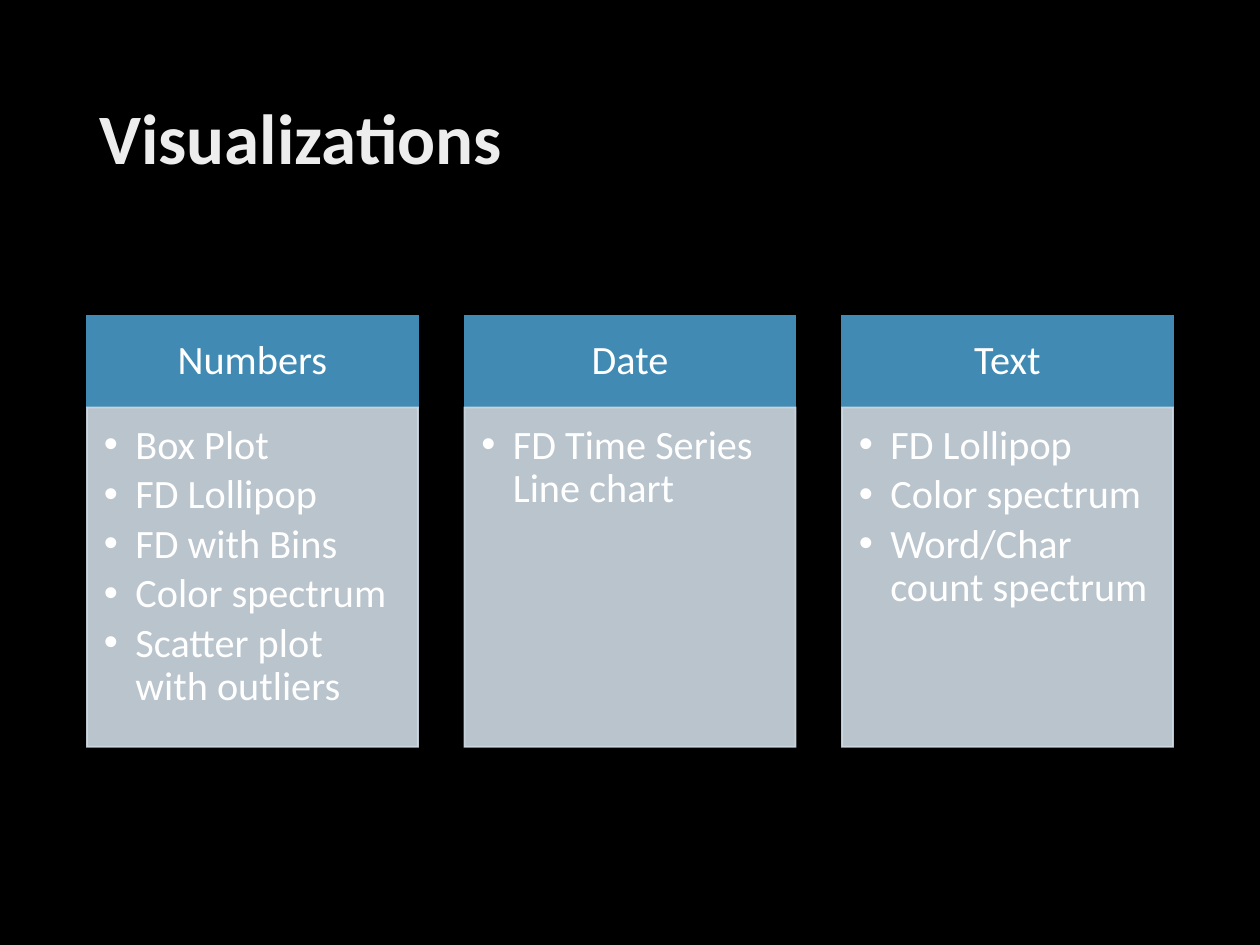
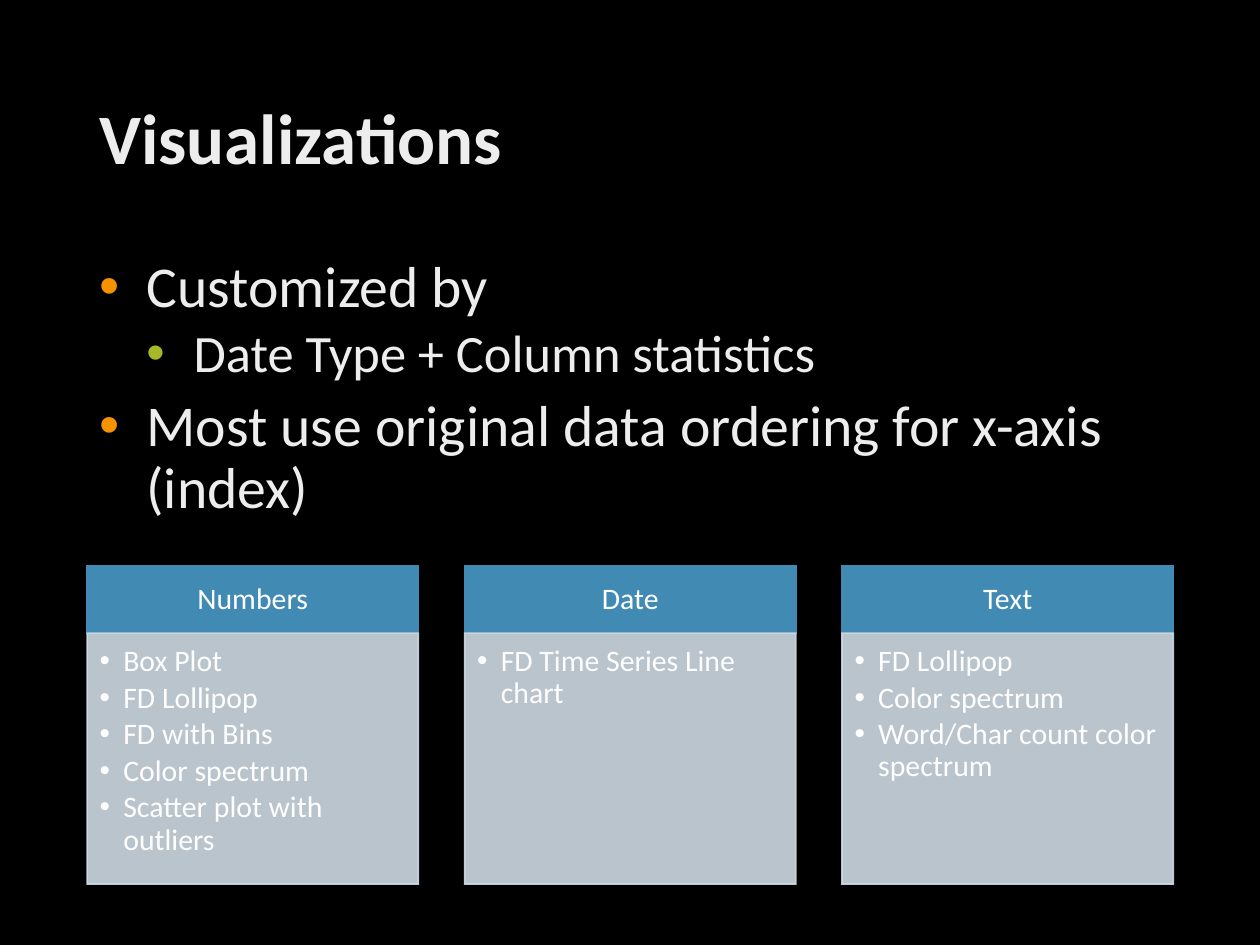
Before and after one commit to jannah/MetaReader, a slide deck: slide 8 of MetaReader.pptx. Drawn at 1260x945 pixels with LibreOffice and Linux fonts; fonts in the diff are those of the drawing; background and template pictures are left out. Boxes give left, top, right and bottom in pixels: in the first picture for what was removed or moved away, otherwise in the second. Text is boxed around its words. In the diff, an @@ line names an element or a change of style, - is before the commit and + after.

```diff
--- a/MetaReader.pptx
+++ b/MetaReader.pptx
@@ text added at (146, 267, 1102, 516), 33 pt, text gradient #BFBFBF to #EDEDED to #FFFFFF @@
+• Customized by
+  • Date Type + Column statistics
+• Most use original data ordering for x-axis (index)
@@ text "Numbers": place and size @@
-text "Numbers" at (178, 346, 327, 375)
+text "Numbers" at (197, 588, 308, 609)
@@ rectangle: place and size @@
-rectangle at (87, 316, 418, 407)
+rectangle at (87, 566, 418, 634)
@@ text "Date": place and size @@
-text "Date" at (592, 348, 669, 375)
+text "Date" at (602, 590, 659, 609)
@@ rectangle: place and size @@
-rectangle at (465, 316, 796, 407)
+rectangle at (465, 566, 796, 634)
@@ size 23 to 17 pt; less space between paragraphs in 3 elements at (197, 588, 308, 609), (602, 590, 659, 609), (983, 590, 1032, 609) @@
@@ text "Text": place and size @@
-text "Text" at (974, 348, 1040, 375)
+text "Text" at (983, 590, 1032, 609)
@@ rectangle: place and size @@
-rectangle at (842, 316, 1173, 407)
+rectangle at (842, 566, 1173, 634)
@@ text "Box Plot": place and size @@
-text "Box Plot" at (135, 431, 387, 700)
+text "Box Plot" at (123, 650, 323, 850)
@@ text "Box Plot" at (123, 650, 323, 850): size 23 to 17 pt; indent changed @@
@@ rectangle: place and size @@
-rectangle at (87, 408, 418, 747)
+rectangle at (87, 634, 418, 885)
@@ text "FD Time Series Line chart" at (501, 651, 735, 703): size 23 to 17 pt; indent changed @@
@@ text "FD Time Series Line chart": place and size @@
-text "FD Time Series Line chart" at (513, 431, 752, 502)
+text "FD Time Series Line chart" at (501, 651, 735, 703)
@@ rectangle: place and size @@
-rectangle at (465, 408, 796, 747)
+rectangle at (465, 634, 796, 885)
@@ text "FD Lollipop": place and size @@
-text "FD Lollipop" at (890, 431, 1148, 607)
+text "FD Lollipop" at (878, 650, 1156, 781)
@@ rectangle: place and size @@
-rectangle at (842, 408, 1173, 747)
+rectangle at (842, 634, 1173, 885)
@@ text at (878, 650, 1063, 713): size 23 to 17 pt in "FD Lollipop", "Color spectrum"; indent changed @@
@@ text at (878, 723, 1156, 781): text changed; size 23 to 17 pt @@
-  •• Word/Char count spectrum
+  •• Word/Char count color spectrum
```
Also in this commit, not shown: 4 other slides changed, 2 other files.
